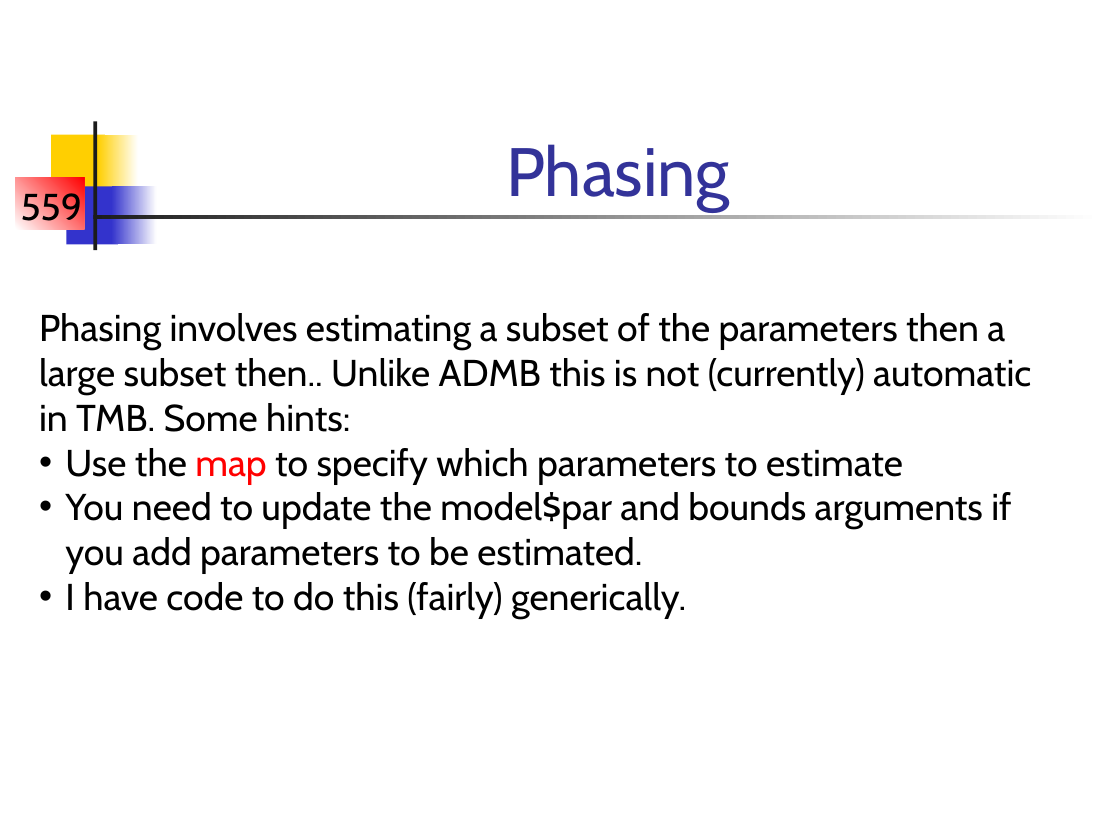
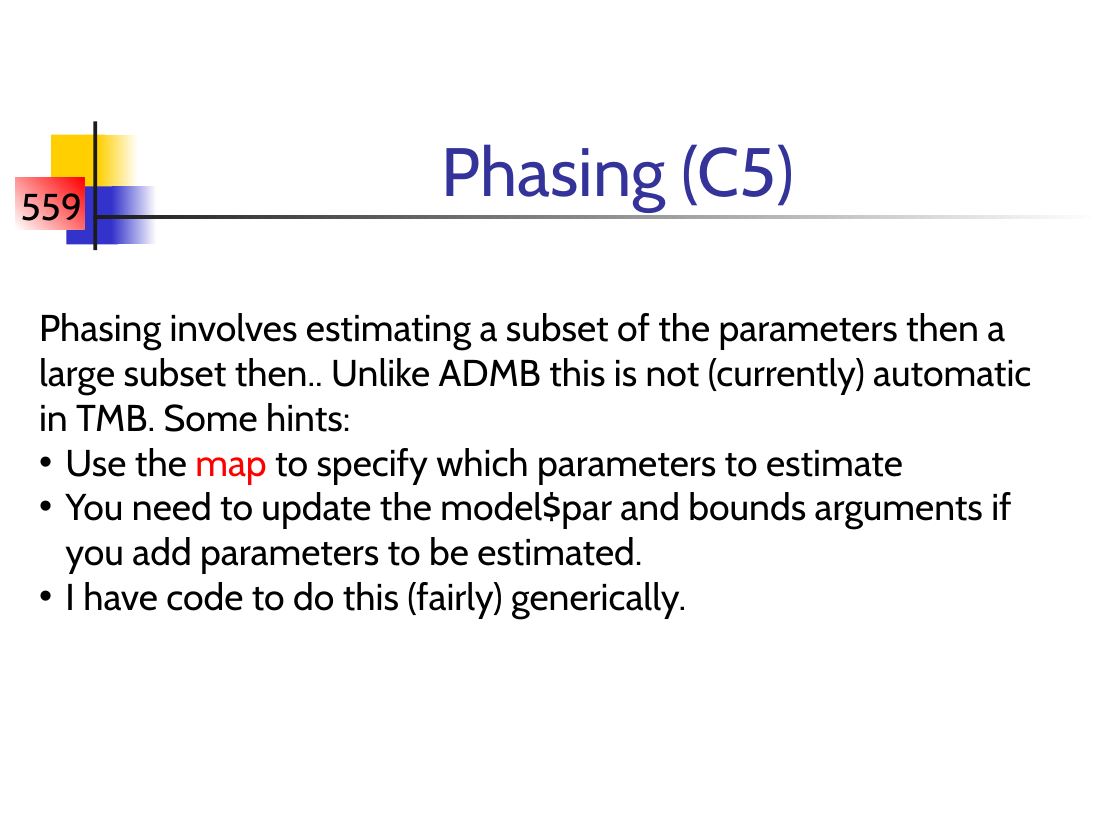
Before and after one commit to briellekwarta19/TMB_workshop, a slide deck: slide 11 of Lectures/LectC.ppt. Drawn at 1120x840 pixels with LibreOffice and Linux fonts; fonts in the diff are those of the drawing. Boxes give left, top, right and bottom in pixels: in the first picture for what was removed or moved away, otherwise in the second. Text is boxed around its words. In the diff, an @@ line names an element or a change of style, - is before the commit and + after.

```diff
--- a/Lectures/LectC.ppt
+++ b/Lectures/LectC.ppt
@@ title at bbox=[442, 144, 794, 211]: text changed @@
-Phasing
+Phasing (C5)
```
Also in this commit, not shown: 2 other slides changed, 39 other files.
